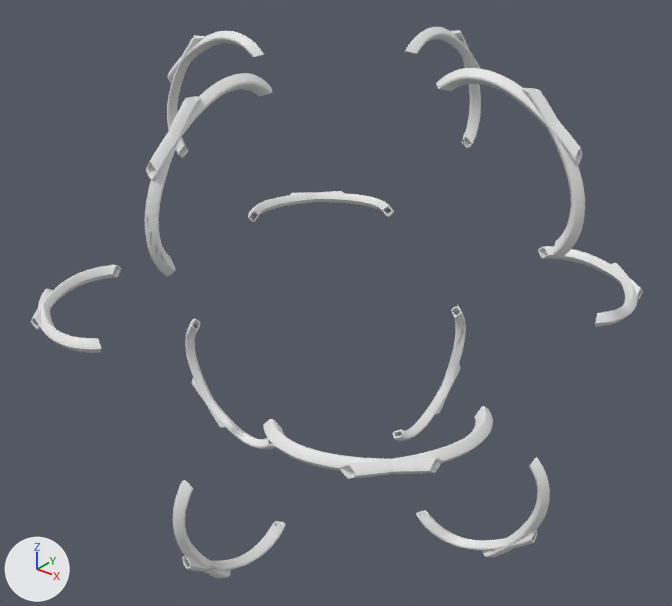
A saved change to the Blender file 4th 4dmc.BaseGeometry.+ExtraSide.Curves.Handles (1).blend.
Before and after are seen from a 50 mm lens placed at (0.263, -0.335, 0.201), pointed at (-0.002, -0.004, -0.004). The axes (+X, +Y, +Z) are drawn at lower left. The lights are the same throughout.

Objects in the first picture: 'F.E.Curve.Corner.SimCon'.
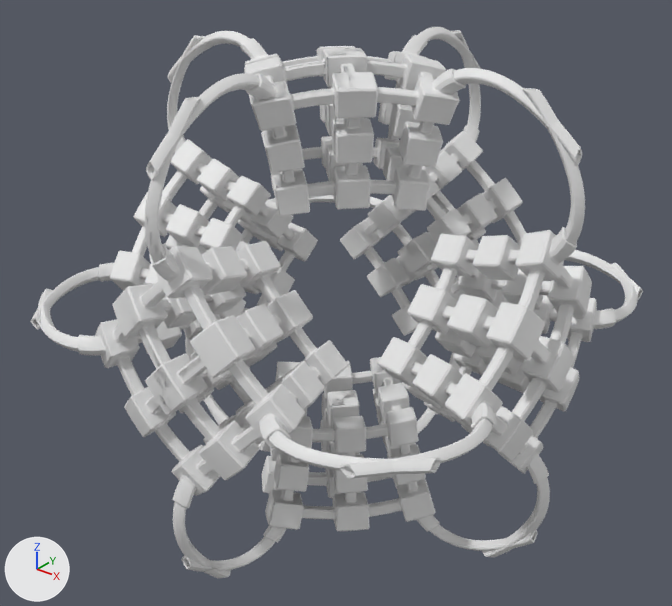
What differs and where, as boxes [x1, y1, x2, y2] in the pictures (672 x 606 px):
'F.S.SimCon', shown: after [78, 35, 616, 543]

The change in detail:
Object 'F.S.SimCon' (ob_f_s_simcon) is now shown.
